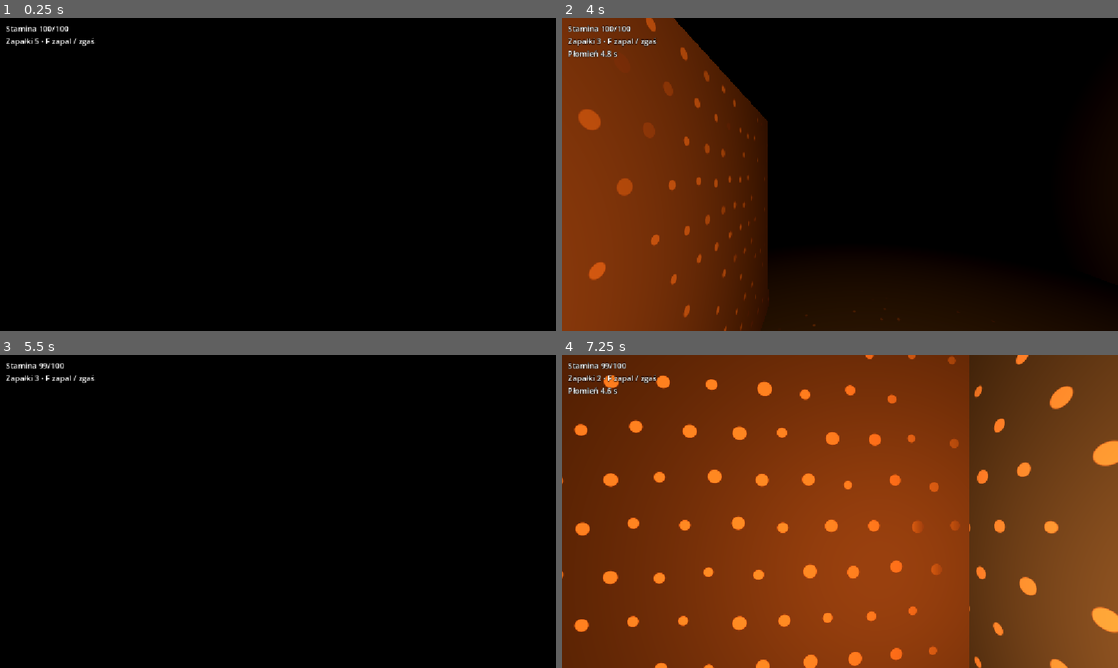
Above: before the commit, frames 1-4 (two rows, left to right).
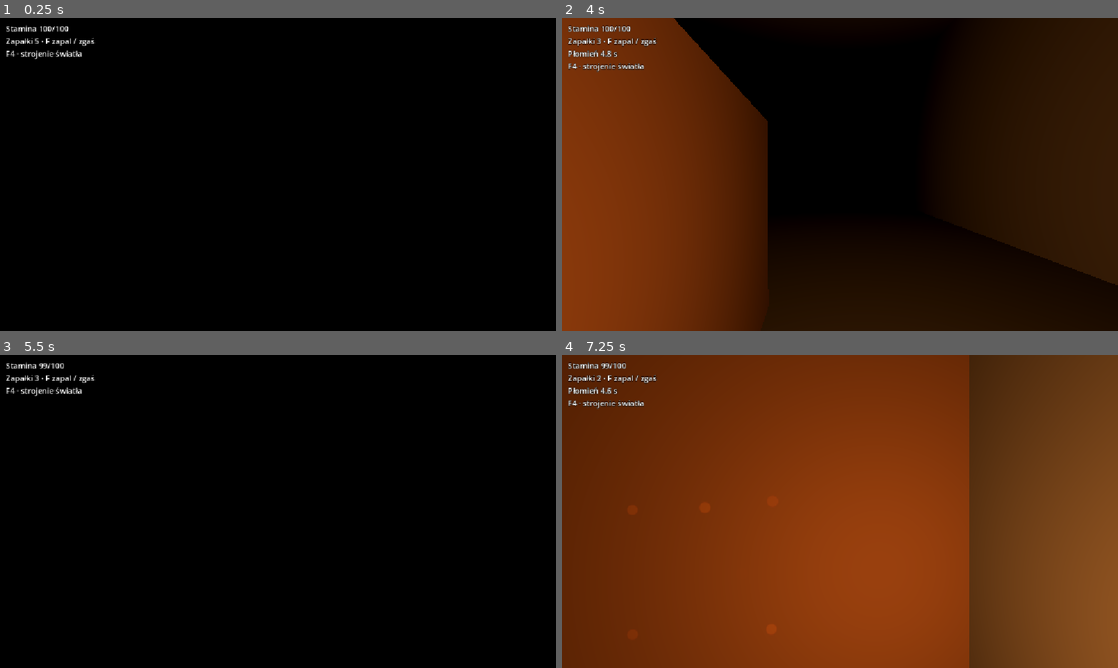
Above: after the commit, the same moments.

Repository: dawidseipold/blind-step
Game: Godot game, scene res://light_course.tscn
Two runs of this game, one before a commit and one after it. Both use one fixed random seed, a clock stepped at 60 frames per second and the inputs below.
Inputs (mouse positions are in pixels of both pictures, inside the frame that each line leads up to):
- Up to frame 1 (0.25 s): no input
- Up to frame 2 (4 s): tap Enter at 0.5, 2.75 s; move the mouse to (867, 174) at 0.52 s; hold Ctrl (crouch) 0.53-1.28 s; hold W (walk_forward) from 0.53 s (still down); click (867, 174) at 0.67 s; tap F (flashlight) at 0.8, 1.35, 3.8 s; move the mouse to (812, 174) at 1.27 s; click (812, 174) at 1.42 s; tap R (replace_cell) at 1.55 s; tap Space at 2, 3.5 s; move the mouse to (851, 168) at 2.02 s; hold R (replace_cell) 2.03-2.78 s; click (851, 168) at 2.17 s; tap Shift (sprint) at 2.3, 2.85 s; move the mouse to (834, 180) at 2.77 s; click (834, 180) at 2.92 s; tap Ctrl (crouch) at 3.05 s; move the mouse to (878, 177) at 3.52 s; hold Ctrl (crouch) from 3.53 s (still down); click (878, 177) at 3.67 s
- Up to frame 3 (5.5 s): keep holding W (walk_forward); move the mouse to (233, 508) at 4.27 s; release Ctrl (crouch) at 4.28 s; tap F (flashlight) at 4.35 s; click (233, 508) at 4.42 s; tap R (replace_cell) at 4.55 s; tap Enter at 5 s; move the mouse to (283, 511) at 5.02 s; hold R (replace_cell) from 5.03 s (still down); click (283, 511) at 5.17 s; tap Shift (sprint) at 5.3 s
- Up to frame 4 (7.25 s): tap Space at 5.75 s; move the mouse to (817, 505) at 5.77 s; release W (walk_forward) at 5.78 s; release R (replace_cell) at 5.78 s; hold D (walk_right) 5.78-6.53 s; tap Shift (sprint) at 5.85 s; click (817, 505) at 5.92 s; tap Ctrl (crouch) at 6.05 s; move the mouse to (867, 511) at 6.52 s; hold W (walk_forward) from 6.53 s (still down); hold Ctrl (crouch) from 6.53 s (still down); click (867, 511) at 6.67 s; tap F (flashlight) at 6.8 s

The runs differ from the first frame. In frame 1, 0.2% of the frame differs, in the area x 1-15%, y 10-14%; in frame 2, 23%, in the area x 1-100%, y 0-100%; in frame 3, 0.2%; in frame 4, 5.7%.

Commit message:
Ogranicz zapis światła do zasięgu źródła i dodaj strojenie podczas prób

Diff:
--- a/game/blind-step/bench_readout.gd
+++ b/game/blind-step/bench_readout.gd
@@ -16,8 +16,10 @@
 			lines.append("Latarka %d%% · zapas %d · F światło / R bateria" % [ceili(100.0 * lamp.charge / lamp.cell_seconds), lamp.spare_cells])
 		else:
 			lines.append("Zapałki %d · F zapal / zgaś" % lamp.matches)
-			if lamp.burn_left > 0.0:
+			if lamp.burn_left > 0.0 and not lamp.unlimited:
 				lines.append("Płomień %.1f s" % lamp.burn_left)
+		if get_parent().has_node("Tuning"):
+			lines.append("F4 · strojenie światła" + (" · zasoby ∞" if lamp.unlimited else ""))
 		text = "\n".join(lines)
 
 func _unhandled_key_input(event: InputEvent) -> void:
--- a/game/blind-step/flashlight.gd
+++ b/game/blind-step/flashlight.gd
@@ -7,6 +7,11 @@
 @onready var charge := cell_seconds
 @onready var beam_energy := light_energy
 @onready var flame: OmniLight3D = $Match
+var unlimited := false
+var flicker_amplitude := 0.035
+var flicker_period := 2.8
+var flame_power := 0.85
+var flame_time := 0.0
 var burn_left := 0.0
 var has_torch := false
 
@@ -23,23 +28,28 @@
 func _unhandled_input(event: InputEvent) -> void:
 	if event.is_action_pressed("flashlight"):
 		if has_torch:
-			light_energy = beam_energy if light_energy == 0.0 and charge > 0.0 else 0.0
+			light_energy = beam_energy if light_energy == 0.0 and (charge > 0.0 or unlimited) else 0.0
 		elif burn_left > 0.0:
 			burn_left = 0.0
 			flame.hide()
-		elif matches > 0:
-			matches -= 1
+		elif matches > 0 or unlimited:
+			if not unlimited:
+				matches -= 1
 			burn_left = burn_seconds
 			flame.show()
-	elif event.is_action_pressed("replace_cell") and has_torch and spare_cells > 0 and charge < cell_seconds:
+	elif event.is_action_pressed("replace_cell") and has_torch and not unlimited and spare_cells > 0 and charge < cell_seconds:
 		spare_cells -= 1
 		charge = cell_seconds
 
 func _physics_process(delta: float) -> void:
 	if burn_left > 0.0:
-		burn_left = maxf(0.0, burn_left - delta)
+		flame_time += delta
+		var phase := TAU * flame_time / flicker_period
+		flame.light_energy = flame_power * (1.0 + flicker_amplitude * (0.8 * sin(phase) + 0.2 * sin(phase * 0.63)))
+		if not unlimited:
+			burn_left = maxf(0.0, burn_left - delta)
 		flame.visible = burn_left > 0.0
-	elif light_energy > 0.0:
+	elif light_energy > 0.0 and not unlimited:
 		charge = maxf(0.0, charge - delta)
 		if charge <= 0.0:
 			light_energy = 0.0
--- a/game/blind-step/light_course.gd
+++ b/game/blind-step/light_course.gd
@@ -6,9 +6,9 @@
 const SPACING := 0.45
 const SAMPLE_INTERVAL := 0.1
 const TORCH_SAMPLE_INTERVAL := 1.0 / 30.0
-const FULL_EXPOSURE := 3.0
-const MATCH_TRACE_SECONDS := 7.0
-const TRACE_SECONDS := 10.0
+var full_exposure := 3.0
+var match_trace_seconds := 7.0
+var torch_trace_seconds := 10.0
 @onready var player: Player = $PlayerSpawn/Player
 @onready var lamp: Lamp = player.get_node("Camera3D/Flashlight")
 var points := PackedVector3Array()
@@ -20,10 +20,15 @@
 var exposure: Image
 var exposure_texture: ImageTexture
 var material := ShaderMaterial.new()
+var dots_per_metre := 8.0:
+	set(value):
+		dots_per_metre = value
+		material.set_shader_parameter("dots_per_metre", value)
 var elapsed := 0.0
 var trace_until := 0.0
 var until_sample := 0.0
 var previous_source := 0
+@onready var camera: Camera3D = player.camera
 var previous_sample := 0.0
 var sample_number := 1
 var last_seen := PackedInt32Array()
@@ -54,7 +59,7 @@
 	exposure_texture = ImageTexture.create_from_image(exposure)
 	material.shader = preload("res://surface_memory.gdshader")
 	material.set_shader_parameter("exposure_map", exposure_texture)
-	material.set_shader_parameter("trace_limits", Vector2(MATCH_TRACE_SECONDS, TRACE_SECONDS))
+	material.set_shader_parameter("trace_limits", Vector2(match_trace_seconds, torch_trace_seconds))
 	$Surfaces.mesh = mesh
 	$Surfaces.material_override = material
 
@@ -112,35 +117,52 @@
 	var light_position := lamp.global_position
 	var forward := -lamp.global_basis.z
 	var reach := lamp.spot_range if torch else lamp.flame.omni_range
+	var planes := camera.get_frustum()
+	var eye := camera.global_position
+	var falloff_scale := reach * 0.5
 	var cutoff := cos(deg_to_rad(lamp.spot_angle))
 	var space := get_world_3d().direct_space_state
 	var query := PhysicsRayQueryParameters3D.new()
-	query.from = light_position
 	query.exclude = [player.get_rid()]
 	for i in range(points.size()):
-		var offset := points[i] - light_position
-		if offset.length_squared() > reach * reach or normals[i].dot(offset) >= 0.0:
+		var point := points[i]
+		var offset := point - light_position
+		var distance := offset.length()
+		if distance >= reach or normals[i].dot(point - eye) >= 0.0:
 			continue
-		if torch and forward.dot(offset.normalized()) < cutoff:
+		var ray := offset.normalized()
+		var angular := forward.dot(ray)
+		if torch and angular <= cutoff:
 			continue
-		query.to = points[i] + normals[i] * 0.015
+		var in_view := true
+		for plane in planes:
+			if plane.is_point_over(point):
+				in_view = false
+				break
+		if not in_view:
+			continue
+		query.to = point + normals[i] * 0.015
+		query.from = eye
+		if not space.intersect_ray(query).is_empty():
+			continue
+		query.from = light_position
 		if not space.intersect_ray(query).is_empty():
 			continue
 		var x := i % ATLAS_WIDTH
 		var y := floori(float(i) / ATLAS_WIDTH)
 		var stamp := exposure.get_pixel(x, y)
-		var strength := 1.0 - smoothstep(reach * 0.35, reach, offset.length())
+		var strength := 1.0 / (1.0 + log(1.0 + offset.length_squared() / (falloff_scale * falloff_scale)))
+		strength *= 1.0 - smoothstep(reach * 0.7, reach, distance)
+		strength *= lerpf(0.22, 1.0, maxf(0.0, normals[i].dot(-ray)))
 		if torch:
-			var ray := offset.normalized()
-			strength *= smoothstep(cutoff, 1.0, forward.dot(ray))
-			strength *= maxf(0.0, normals[i].dot(-ray))
+			strength *= pow(smoothstep(cutoff, 1.0, angular), 0.55 / lamp.spot_angle_attenuation)
 		if last_seen[i] == sample_number - 1:
-			dwell[i] = minf(FULL_EXPOSURE, dwell[i] + interval * strength)
+			dwell[i] = minf(full_exposure, dwell[i] + interval)
 		else:
 			dwell[i] = 0.0
 		last_seen[i] = sample_number
-		var limit := TRACE_SECONDS if torch else MATCH_TRACE_SECONDS
-		var lifetime := limit * strength * dwell[i] / FULL_EXPOSURE
+		var limit := torch_trace_seconds if torch else match_trace_seconds
+		var lifetime := limit * strength * dwell[i] / full_exposure
 		var expiry := elapsed + lifetime
 		if lifetime <= 0.0:
 			continue
@@ -152,5 +174,5 @@
 			stamp.b = lifetime
 		exposure.set_pixel(x, y, stamp)
 	exposure_texture.update(exposure)
-	trace_until = maxf(trace_until, elapsed + (TRACE_SECONDS if torch else MATCH_TRACE_SECONDS))
+	trace_until = maxf(trace_until, elapsed + (torch_trace_seconds if torch else match_trace_seconds))
 	material.set_shader_parameter("trace_until", trace_until)
--- a/game/blind-step/light_course.tscn
+++ b/game/blind-step/light_course.tscn
@@ -3,6 +3,8 @@
 [ext_resource type="Script" path="res://light_course.gd" id="Course"]
 [ext_resource type="PackedScene" path="res://player.tscn" id="Player"]
 [ext_resource type="Script" path="res://bench_readout.gd" id="Readout"]
+
+[ext_resource type="Script" path="res://light_tuning.gd" id="Tuning"]
 
 [sub_resource type="Environment" id="Night"]
 background_mode = 1
@@ -223,3 +225,9 @@
 theme_override_constants/outline_size = 4
 script = ExtResource("Readout")
 player = NodePath("../../PlayerSpawn/Player")
+
+[node name="Tuning" type="PanelContainer" parent="Diagnostics"]
+visible = false
+offset_left = 10
+offset_top = 8
+script = ExtResource("Tuning")
--- /dev/null
+++ b/game/blind-step/light_tuning.gd
@@ -0,0 +1,71 @@
+extends PanelContainer
+
+@onready var course = get_parent().get_parent()
+var rows := VBoxContainer.new()
+var initialized := false
+
+func _input(event: InputEvent) -> void:
+	if event is InputEventKey and event.keycode == KEY_F4 and event.pressed and not event.echo:
+		if not initialized:
+			build_panel()
+		visible = not visible
+		course.player.set_process_unhandled_input(not visible)
+		Input.mouse_mode = Input.MOUSE_MODE_VISIBLE if visible else Input.MOUSE_MODE_CAPTURED
+		get_viewport().set_input_as_handled()
+
+func build_panel() -> void:
+	initialized = true
+	set_anchors_and_offsets_preset(Control.PRESET_RIGHT_WIDE)
+	offset_left = -395
+	var scroll := ScrollContainer.new()
+	add_child(scroll)
+	scroll.add_child(rows)
+	var toggle := CheckButton.new()
+	toggle.text = "Nieskończone zasoby"
+	rows.add_child(toggle)
+	toggle.toggled.connect(set_unlimited)
+	var lamp = course.lamp
+	slider("Zapałka · zasięg (m)", lamp.flame, "omni_range", 0.5, 5, 0.1)
+	slider("Moc płomienia", lamp, "flame_power", 0.1, 2, 0.05)
+	slider("Wahanie jasności", lamp, "flicker_amplitude", 0, 0.15, 0.005)
+	slider("Okres wahania (s)", lamp, "flicker_period", 1, 8, 0.1)
+	slider("Czas palenia (s)", lamp, "burn_seconds", 1, 30, 0.5)
+	slider("Latarka · zasięg (m)", lamp, "spot_range", 2, 28, 0.5)
+	slider("Moc latarki", lamp, "beam_energy", 0.1, 5, 0.1)
+	slider("Półkąt wiązki (°)", lamp, "spot_angle", 8, 50, 0.1)
+	slider("Wygaszenie brzegu", lamp, "spot_angle_attenuation", 0.1, 3, 0.05)
+	slider("Czas pełnej ekspozycji (s)", course, "full_exposure", 0.25, 6, 0.25)
+	slider("Ślad zapałki (s)", course, "match_trace_seconds", 1, 20, 0.5)
+	slider("Ślad latarki (s)", course, "torch_trace_seconds", 1, 30, 0.5)
+	slider("Punkty na metr", course, "dots_per_metre", 3, 14, 0.5)
+
+func slider(title: String, target: Object, property: String, low: float, high: float, step_size: float) -> void:
+	var row := HBoxContainer.new()
+	rows.add_child(row)
+	var label := Label.new()
+	label.custom_minimum_size.x = 216
+	row.add_child(label)
+	var bar := HSlider.new()
+	bar.custom_minimum_size.x = 140
+	bar.min_value = low
+	bar.max_value = high
+	bar.step = step_size
+	bar.value = target.get(property)
+	row.add_child(bar)
+	label.text = "%s  %s" % [title, bar.value]
+	bar.value_changed.connect(func(value: float):
+		target.set(property, value)
+		label.text = "%s  %s" % [title, value]
+		if property == "beam_energy" and course.lamp.light_energy > 0.0:
+			course.lamp.light_energy = value
+		course.material.set_shader_parameter("trace_limits", Vector2(course.match_trace_seconds, course.torch_trace_seconds))
+	)
+
+func set_unlimited(enabled: bool) -> void:
+	course.lamp.unlimited = enabled
+	course.player.unlimited_stamina = enabled
+	if enabled:
+		course.player.stamina = 1.0
+		course.player.exhausted = false
+		course.player.reserve_wait = false
+		course.player.recovery_wait = 0.0
--- a/game/blind-step/player.gd
+++ b/game/blind-step/player.gd
@@ -26,6 +26,7 @@
 var slide_left := 0.0
 var slide_velocity := Vector2.ZERO
 var crouching := false
+var unlimited_stamina := false
 var stamina := 1.0
 var recovery_wait := 0.0
 var exhausted := false
@@ -94,6 +95,8 @@
 		stamina = minf(1.0, stamina + delta / recovery_seconds)
 
 func spend_stamina(amount: float) -> void:
+	if unlimited_stamina:
+		return
 	stamina = maxf(0.0, stamina - amount)
 	reserve_wait = stamina <= RESERVE or is_equal_approx(stamina, RESERVE)
 	exhausted = is_zero_approx(stamina)
--- a/game/blind-step/player.tscn
+++ b/game/blind-step/player.tscn
@@ -34,9 +34,9 @@
 
 [node name="Flashlight" type="SpotLight3D" parent="Camera3D"]
 position = Vector3(0.12, -0.12, 0)
-light_energy = 3.4
+light_energy = 2.7
 light_projector = SubResource("SoftBeam")
-spot_range = 15.0
+spot_range = 20.0
 spot_angle = 28.6326
 spot_angle_attenuation = 0.55
 shadow_enabled = true
@@ -45,5 +45,5 @@
 [node name="Match" type="OmniLight3D" parent="Camera3D/Flashlight"]
 light_color = Color(1, 0.57, 0.24, 1)
 light_energy = 0.85
-omni_range = 2.7
+omni_range = 5.0
 shadow_enabled = true
--- a/game/blind-step/surface_memory.gdshader
+++ b/game/blind-step/surface_memory.gdshader
@@ -3,6 +3,7 @@
 uniform sampler2D exposure_map : filter_nearest, repeat_disable;
 uniform float clock_seconds;
 uniform float trace_until;
+uniform float dots_per_metre = 8.0;
 uniform vec2 trace_limits;
 varying flat ivec3 face_grid;
 varying vec2 surface_position;
@@ -30,12 +31,12 @@
 	vec2 life = stamp.ba;
 	vec2 fade = clamp((stamp.rg - clock_seconds) / max(life, vec2(0.0001)), vec2(0.0), vec2(1.0));
 	vec2 onset = smoothstep(vec2(0.0), trace_limits * (0.25 / 3.0), life);
-	return fade * onset;
+	return fade * onset * pow(clamp(life / trace_limits, vec2(0.0), vec2(1.0)), vec2(0.55));
 }
 
 void fragment() {
 	vec2 trace = vec2(0.0);
-	vec2 grid = surface_position * 11.0;
+	vec2 grid = surface_position * dots_per_metre;
 	float footprint = max(length(dFdx(grid)), length(dFdy(grid)));
 	if (clock_seconds < trace_until) {
 		ivec2 base = ivec2(floor(UV)) - ivec2(1);
@@ -54,16 +55,15 @@
 	vec2 cell = floor(grid);
 	float grain = fract(sin(dot(cell, vec2(12.9898, 78.233))) * 4375.5453);
 	vec2 center = vec2(0.5) + 0.18 * vec2(grain - 0.5, fract(grain * 13.7) - 0.5);
-	float radius = 0.09 + 0.065 * grain;
+	float radius = 0.075 + 0.045 * grain;
 	float aa = max(0.015, footprint * 0.6);
 	float dot_mask = 1.0 - smoothstep(radius - aa, radius + aa, length(fract(grid) - center));
 	dot_mask *= 1.0 - smoothstep(0.45, 1.2, footprint);
 	// Individual returns appear in sequence as local exposure builds up.
 	float threshold = 0.015 + 0.38 * grain;
 	vec2 returns = smoothstep(vec2(threshold), vec2(threshold + 0.12), trace) * trace;
-	vec3 match_color = vec3(0.84, 0.38, 0.12);
 	vec3 torch_color = vec3(0.42, 0.68, 0.74);
-	vec3 dots = dot_mask * (match_color * returns.x + torch_color * returns.y);
-	vec3 haze = COLOR.rgb * (match_color * trace.x + torch_color * trace.y) * 0.045;
-	EMISSION = dots + haze;
+	vec3 dots = dot_mask * (torch_color * returns.y + vec3(0.45, 0.23, 0.095) * returns.x);
+	vec3 remembered_match = COLOR.rgb * vec3(0.29, 0.16, 0.075) * trace.x;
+	EMISSION = remembered_match + dots + COLOR.rgb * torch_color * trace.y * 0.045;
 }
Not shown, added: game/blind-step/light_tuning.gd.uid
Not shown, changed: ROADMAP.md
Not shown, changed: docs/latarka.md
Not shown, changed: sync-issues.ps1
